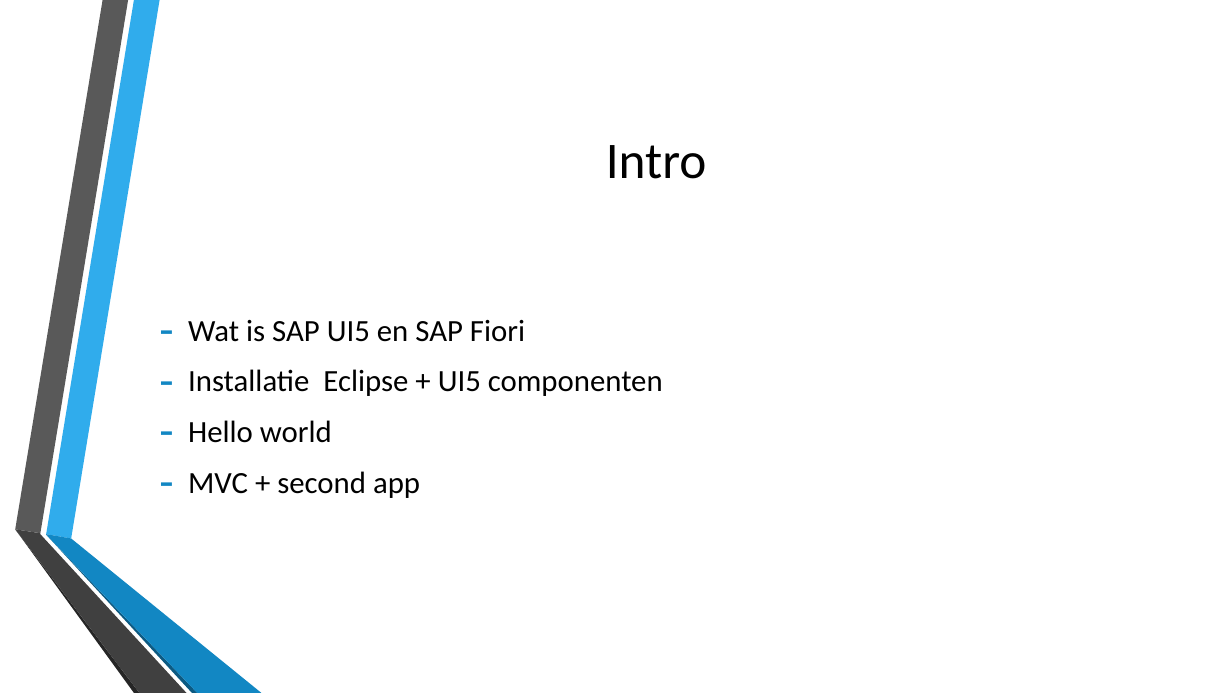
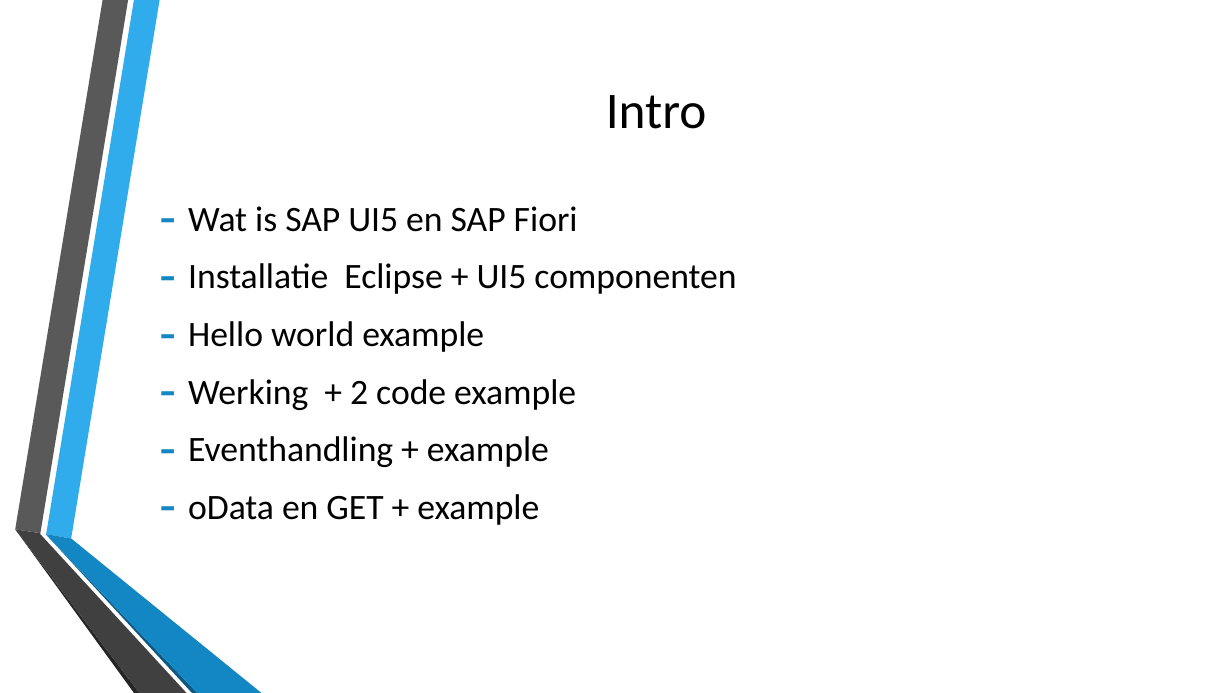
Before and after one commit to stinooww/webresearch, a slide deck: slide 2 of nieuwe technologie/slidedeck/sapui5.pptx. Drawn at 1232x693 pixels with LibreOffice and Linux fonts; fonts in the diff are those of the drawing; background and template pictures are left out. Boxes give left, top, right and bottom in pixels: in the first picture for what was removed or moved away, otherwise in the second. Text is boxed around its words. In the diff, an @@ line names an element or a change of style, - is before the commit and + after.

```diff
--- a/nieuwe technologie/slidedeck/sapui5.pptx
+++ b/nieuwe technologie/slidedeck/sapui5.pptx
@@ title "Intro": place and size @@
-title "Intro" at [606,145,707,179]
+title "Intro" at [606,95,707,129]
@@ text "Wat is SAP UI5 en ...": place and size @@
-text "Wat is SAP UI5 en ..." at [188,320,663,498]
+text "Wat is SAP UI5 en ..." at [188,206,736,525]
@@ text at [188,206,736,294]: size 24 to 27.8 pt in "Wat is SAP UI5 en SAP Fiori", "Installatie Eclipse + UI5 componenten" @@
@@ text at [188,321,576,525]: text changed; size 24 to 27.8 pt @@
-– Hello world
-– MVC + second app
+– Hello world example
+– Werking + 2 code example
+– Eventhandling + example
+– oData en GET + example
```
Also in this commit, not shown: 6 other slides changed, 6 slides added, 1 slide removed.
